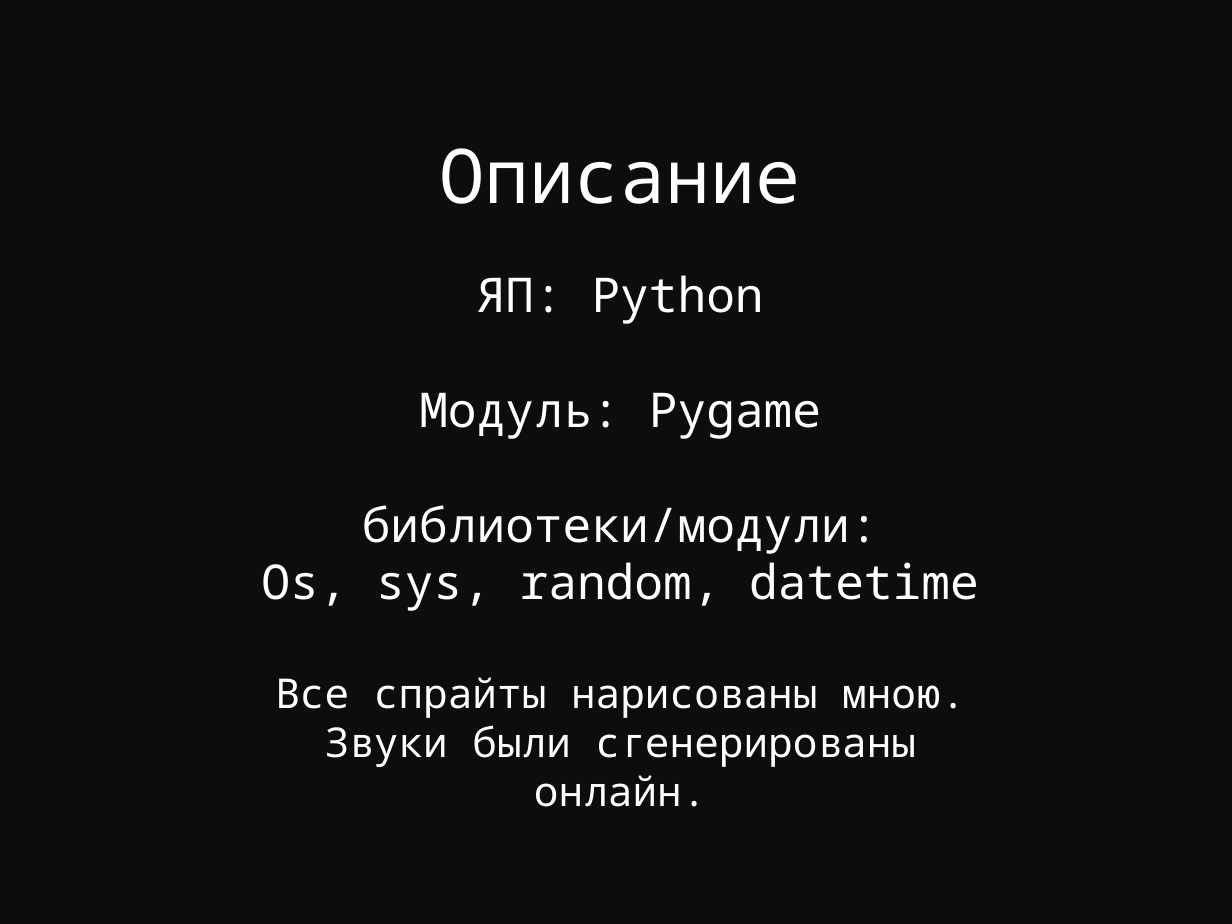
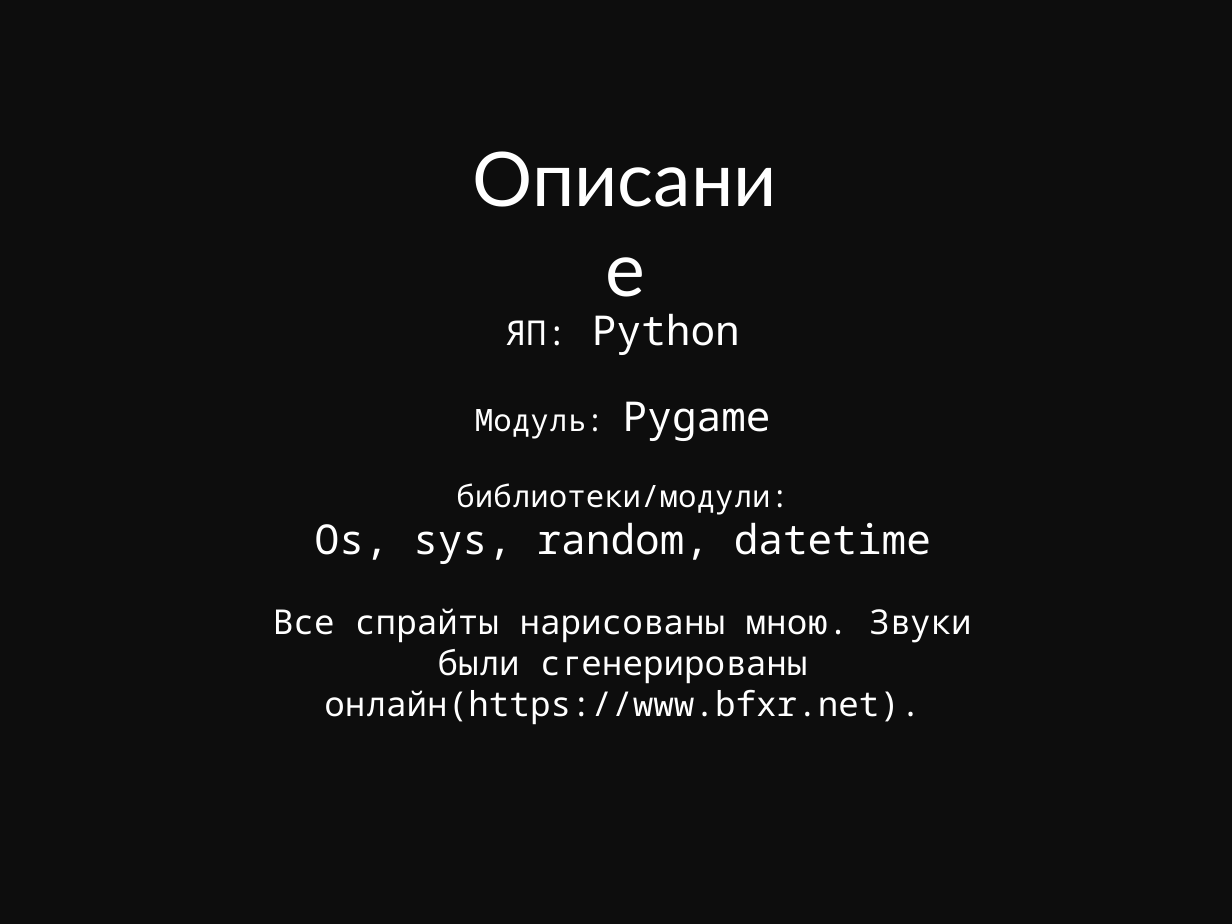
Before and after one commit to evilrise7/hostage, a slide deck: slide 2 of yandex_project_game.pptx. Drawn at 1232x924 pixels with LibreOffice and Linux fonts; fonts in the diff are those of the drawing. Boxes give left, top, right and bottom in pixels: in the first picture for what was removed or moved away, otherwise in the second. Text is boxed around its words. In the diff, an @@ line names an element or a change of style, - is before the commit and + after.

```diff
--- a/yandex_project_game.pptx
+++ b/yandex_project_game.pptx
@@ text "Описание": place and size @@
-text "Описание" at [439,148,800,204]
+text "Описание" at [442,126,807,229]
@@ text "Описание" at [442,126,807,229]: font Noto Sans Mono to Lato @@
@@ text "ЯП: Python": place and size @@
-text "ЯП: Python" at [261,275,979,807]
+text "ЯП: Python" at [273,313,972,725]
@@ text at [315,313,931,564]: size 28 to 20 pt in "ЯП:"; size 28 to 24 pt in "Python", "Pygame", "Os, sys, random, datetime"; size 28 to 18 pt in "Модуль:", "библиотеки/модули:" @@
@@ text at [273,608,972,725]: text changed; size 24 to 20 pt @@
-Все спрайты нарисованы мною. Звуки были сгенерированы онлайн.
+Все спрайты нарисованы мною. Звуки были сгенерированы онлайн(https://www.bfxr.net).
```
Also in this commit, not shown: 9 other slides changed, 6 slides added, 1 other file.
